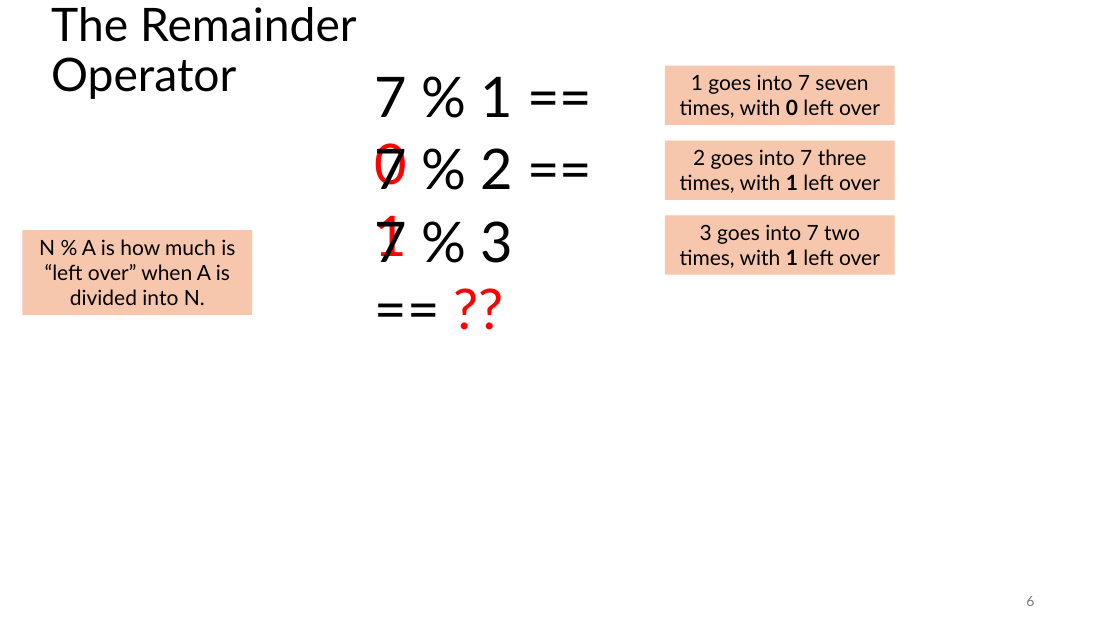
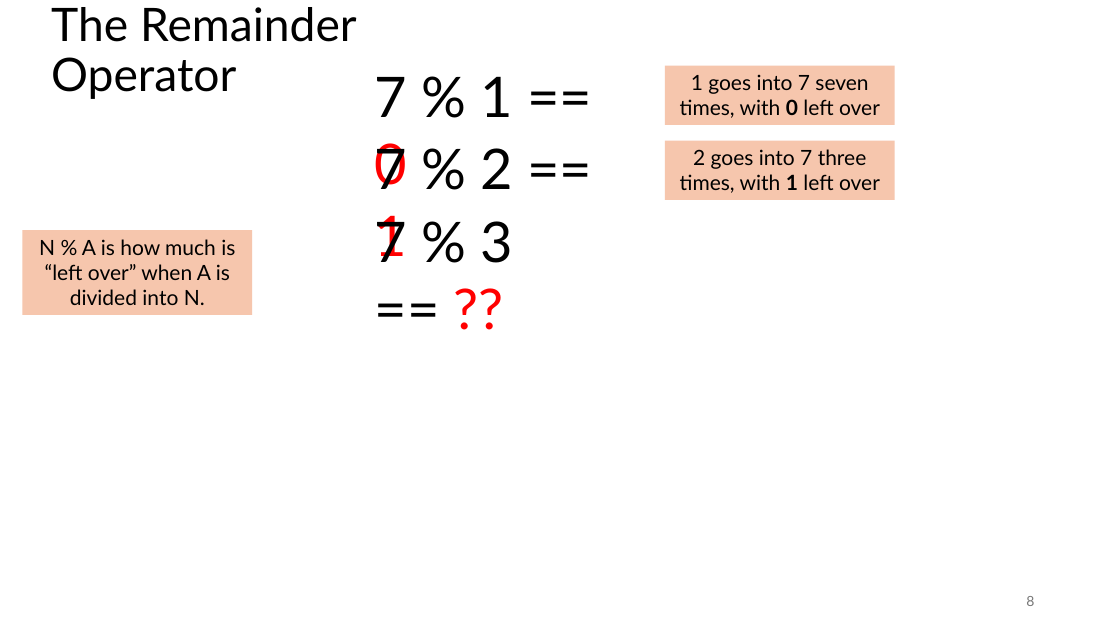
Before and after one commit to tjd1234/cmpt120spring2026, a slide deck: slide 8 of lecture_notes/chapter5/chapter5.pptx (slide 6 before the commit). Drawn at 1120x630 pixels with LibreOffice and Linux fonts; fonts in the diff are those of the drawing. Boxes give left, top, right and bottom in pixels: in the first picture for what was removed or moved away, otherwise in the second. Text is boxed around its words. In the diff, an @@ line names an element or a change of style, - is before the commit and + after.

```diff
--- a/lecture_notes/chapter5/chapter5.pptx
+++ b/lecture_notes/chapter5/chapter5.pptx
@@ rectangle removed at [665, 215, 895, 275] @@
-3 goes into 7 two times, with 1 left over
@@ page number at [1026, 596, 1034, 606]: text changed @@
-6
+8
```
Also in this commit, not shown: 26 other slides changed, 5 slides added, 56 other files.
